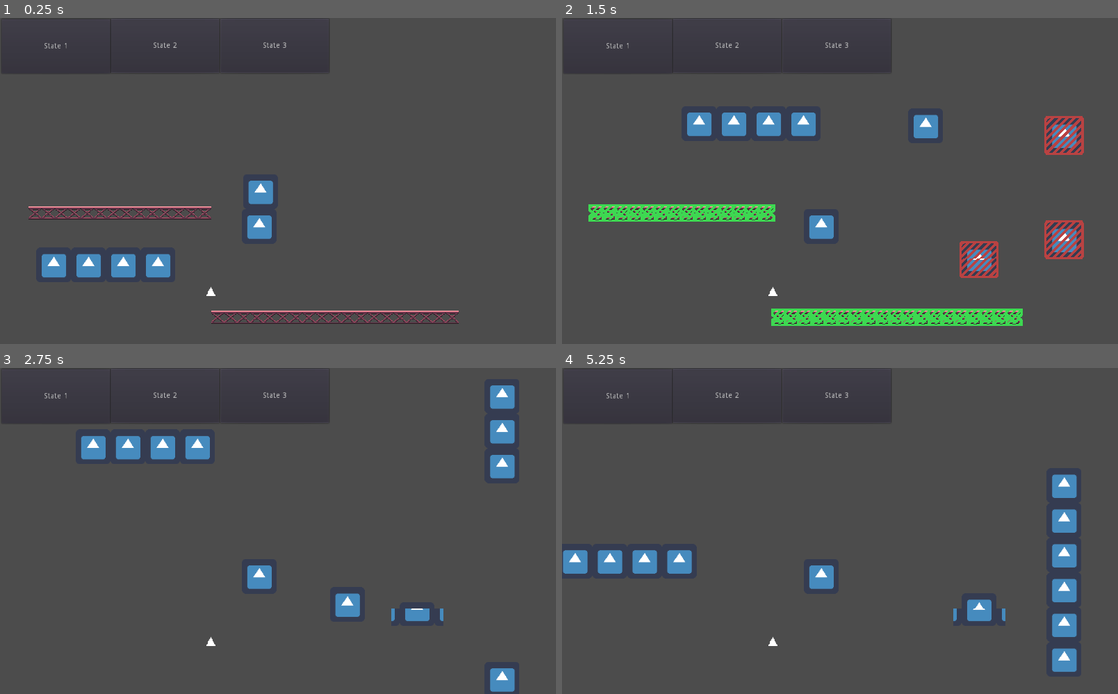
Above: before the commit, frames 1-4 (two rows, left to right).
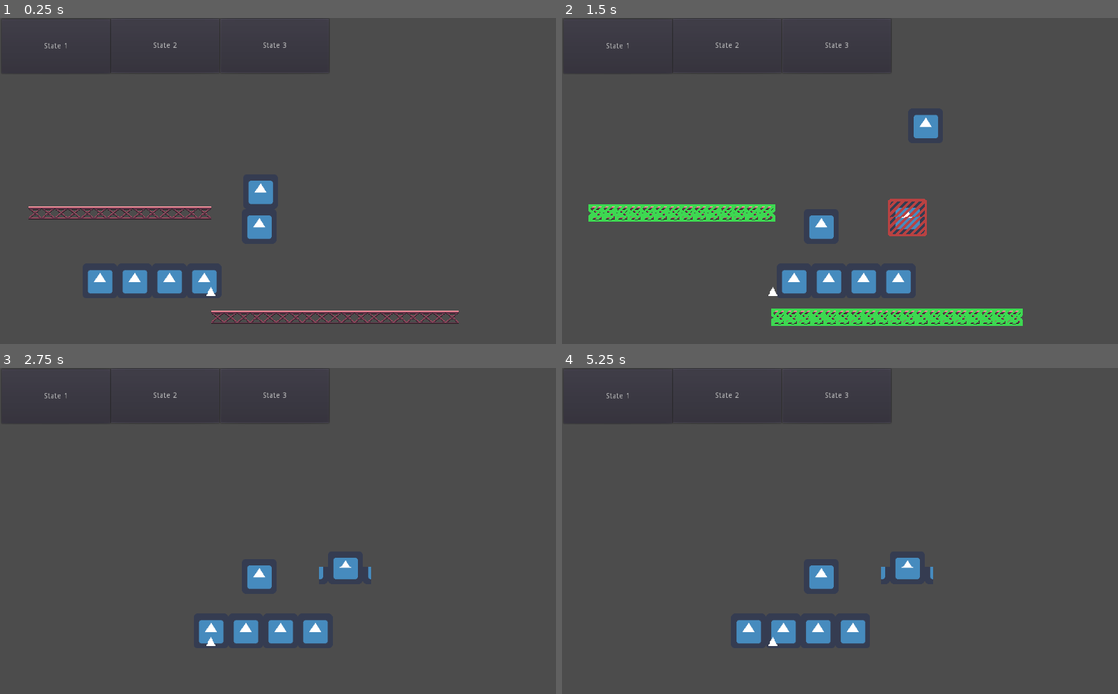
Above: after the commit, the same moments.

Repository: SuddenlyNothing/GodotWildJam37
Game: Godot game, scene res://Scenes/Testing/BixTestScene.tscn
Two runs of this game, one before a commit and one after it. Both use one fixed random seed, a clock stepped at 60 frames per second and the inputs below. This scene is started directly instead of the project's main scene. The engine's default icon, where the game draws it, is replaced by a stand-in: a white triangle on a blue panel in a dark square.
Inputs (mouse positions are in pixels of both pictures, inside the frame that each line leads up to):
- Up to frame 1 (0.25 s): no input
- Up to frame 2 (1.5 s): tap Enter at 0.5 s; move the mouse to (962, 164) at 0.52 s; hold . (progress_time) 0.53-1.28 s; hold D (right) from 0.53 s (still down); click (962, 164) at 0.67 s; tap W (jump) at 0.77 s; move the mouse to (728, 197) at 1.27 s; tap , (regress_time) at 1.35 s
- Up to frame 3 (2.75 s): tap W (jump) at 1.52 s; move the mouse to (333, 459) at 2.02 s; release D (right) at 2.03 s; hold A (left) from 2.03 s (still down); hold . (progress_time) from 2.03 s (still down)
- Up to frame 4 (5.25 s): move the mouse to (812, 596) at 2.77 s; release A (left) at 2.78 s; release . (progress_time) at 2.78 s; hold D (right) 2.78-4.28 s; tap , (regress_time) at 2.85, 4.35 s; click (812, 596) at 2.92 s; tap W (jump) at 3.02, 3.77, 4.52 s; move the mouse to (1006, 579) at 3.52 s; hold . (progress_time) 3.53-4.28 s; move the mouse to (673, 482) at 4.27 s; hold A (left) 4.28-5.03 s; move the mouse to (867, 531) at 5.02 s; hold D (right) from 5.03 s (still down); hold . (progress_time) from 5.03 s (still down); click (867, 531) at 5.17 s

The runs differ from the first frame. In frame 1, 2.3% of the frame differs, in the area x 7-39%, y 72-85%; in frame 2, 5.2%; in frame 3, 4.8%; in frame 4, 5.2%, in the area x 0-93%, y 32-94%.

Commit message:
Added Moving Platform.set_powered()
MPs will default to powered, but you can connect them to a button that toggles is_powered

If the button deactivates, the MP will stop

Diff:
--- a/Game/Scenes/Characters/Player.gd
+++ b/Game/Scenes/Characters/Player.gd
@@ -1,3 +1,4 @@
+class_name Player
 extends KinematicBody2D
 
 export(float) var jump_height : float = 150.0
--- a/Game/Scenes/Objects/MovingPlatform.gd
+++ b/Game/Scenes/Objects/MovingPlatform.gd
@@ -1,6 +1,7 @@
 extends TimeObject
 
 export(float) var duration := 2.0
+export(bool) var is_powered := true
 
 var target_pos: Vector2
 var trans := Tween.TRANS_SINE
@@ -13,16 +14,21 @@
 onready var collision := $KinematicBody2D/CollisionShape2D
 onready var t := $Tween
 
+#var last_pos := position
+#var cur_pos := position
+#var velocity := Vector2.ZERO
 
 func _ready() -> void:
 	init_targets_array()
 	target_pos = targets[target_index]
 
 
-func _physic_process(delta: float) -> void:
-	if not position == target_pos and not t.is_active():
-		tween_to_target()
-		print("tweening from %s to %s" % [position, target_pos])
+# If we want to add the platform's velocity to the player's...
+#func _physics_process(delta: float) -> void:
+#	last_pos = cur_pos
+#	cur_pos = position
+#	var distance_traveled := cur_pos - last_pos
+#	velocity = distance_traveled / delta
 
 
 func tween_to_target() -> void:
@@ -40,17 +46,28 @@
 func set_active(val : bool) -> void:
 	collision.call_deferred("set_disabled", not val)
 	.set_active(val)
+	handle_tween()
 
+
+func set_powered(val : bool) -> void:
+	if not is_active:
+		return
+	is_powered = val
+	handle_tween()
+
+
+# Platform defaults to powered, so if there's no connected button, it'll just run
+func handle_tween() -> void:
 	# If tween has been activated already, we'll toggle stop/resume
 	if t.is_active():
-		if is_active:
+		if is_active and is_powered:
 			t.resume_all()
 		else:
 			t.stop_all()
 	# If tween hasn't been activated yet, or if we paused it at the very end of
 	# its last tween, we'll start it for the first time
 	else:
-		if is_active:
+		if is_active and is_powered:
 			tween_to_target()
 
 
--- a/Game/Scenes/Testing/BixTestScene.tscn
+++ b/Game/Scenes/Testing/BixTestScene.tscn
@@ -1,9 +1,8 @@
-[gd_scene load_steps=10 format=2]
+[gd_scene load_steps=9 format=2]
 
 [ext_resource path="res://Scenes/Characters/Player.tscn" type="PackedScene" id=1]
 [ext_resource path="res://Scenes/Objects/MovingPlatform.tscn" type="PackedScene" id=2]
 [ext_resource path="res://Scenes/Objects/Button.tscn" type="PackedScene" id=3]
-[ext_resource path="res://Scenes/Objects/Gate.tscn" type="PackedScene" id=4]
 [ext_resource path="res://Scenes/Testing/BixTestScene.gd" type="Script" id=5]
 [ext_resource path="res://icon.png" type="Texture" id=6]
 [ext_resource path="res://Scenes/Objects/Spike.tscn" type="PackedScene" id=7]
@@ -15,17 +14,17 @@
 [node name="BixTestScene" type="Node2D"]
 script = ExtResource( 5 )
 
+[node name="MovingPlatform" parent="." instance=ExtResource( 2 )]
+position = Vector2( 269.95, 484.008 )
+active_times = PoolIntArray( 0, 1, 2, 3 )
+
 [node name="Player" parent="." instance=ExtResource( 1 )]
 position = Vector2( 479.734, 315.055 )
 
 [node name="Button" parent="." instance=ExtResource( 3 )]
-position = Vector2( 768.067, 442.942 )
+position = Vector2( 636.065, 365.643 )
 active_times = PoolIntArray( 1 )
-target_path = NodePath("../Gate")
-
-[node name="Gate" parent="." instance=ExtResource( 4 )]
-position = Vector2( 924.775, 376.3 )
-active_times = PoolIntArray( 1, 2 )
+target_path = NodePath("../MovingPlatform")
 
 [node name="Button3" type="Button" parent="."]
 margin_left = 3.01929
@@ -83,21 +82,6 @@
 position = Vector2( -115.164, 34.789 )
 active_times = PoolIntArray( 0 )
 
-[node name="MovingPlatform" parent="." instance=ExtResource( 2 )]
-position = Vector2( 188.516, 465.19 )
-active_times = PoolIntArray( 0, 1, 0, 0, 0, 5, 6, 7, 8, 9, 10, 11 )
-
-[node name="TargetPosition" parent="MovingPlatform/Targets" index="0"]
-position = Vector2( 189.404, -321.086 )
-
-[node name="Position2D" type="Position2D" parent="MovingPlatform/Targets" index="1"]
-position = Vector2( -198.598, -317.518 )
-__meta__ = {
-"_gizmo_extents_": 40.0
-}
-
 [connection signal="pressed" from="Button3" to="." method="_on_Button3_pressed"]
 [connection signal="pressed" from="Button4" to="." method="_on_Button4_pressed"]
 [connection signal="pressed" from="Button5" to="." method="_on_Button5_pressed"]
-
-[editable path="MovingPlatform"]
--- a/Game/project.godot
+++ b/Game/project.godot
@@ -13,6 +13,11 @@
 "class": "HourButton",
 "language": "GDScript",
 "path": "res://Scenes/Characters/TimeControlMenu/HourButton.gd"
+}, {
+"base": "KinematicBody2D",
+"class": "Player",
+"language": "GDScript",
+"path": "res://Scenes/Characters/Player.gd"
 }, {
 "base": "Node",
 "class": "StateMachine",
@@ -31,6 +36,7 @@
 } ]
 _global_script_class_icons={
 "HourButton": "",
+"Player": "",
 "StateMachine": "",
 "TimeControlMenu": "",
 "TimeObject": ""
Not shown: 3 places in Game/Scenes/Objects/Button.tscn that only renumber resources
